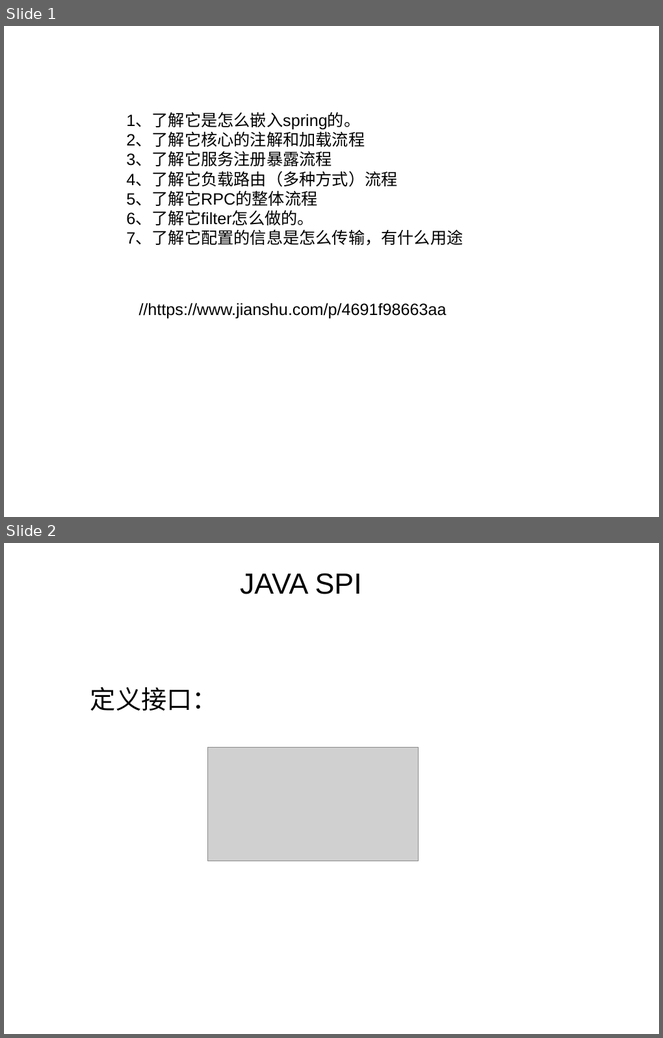
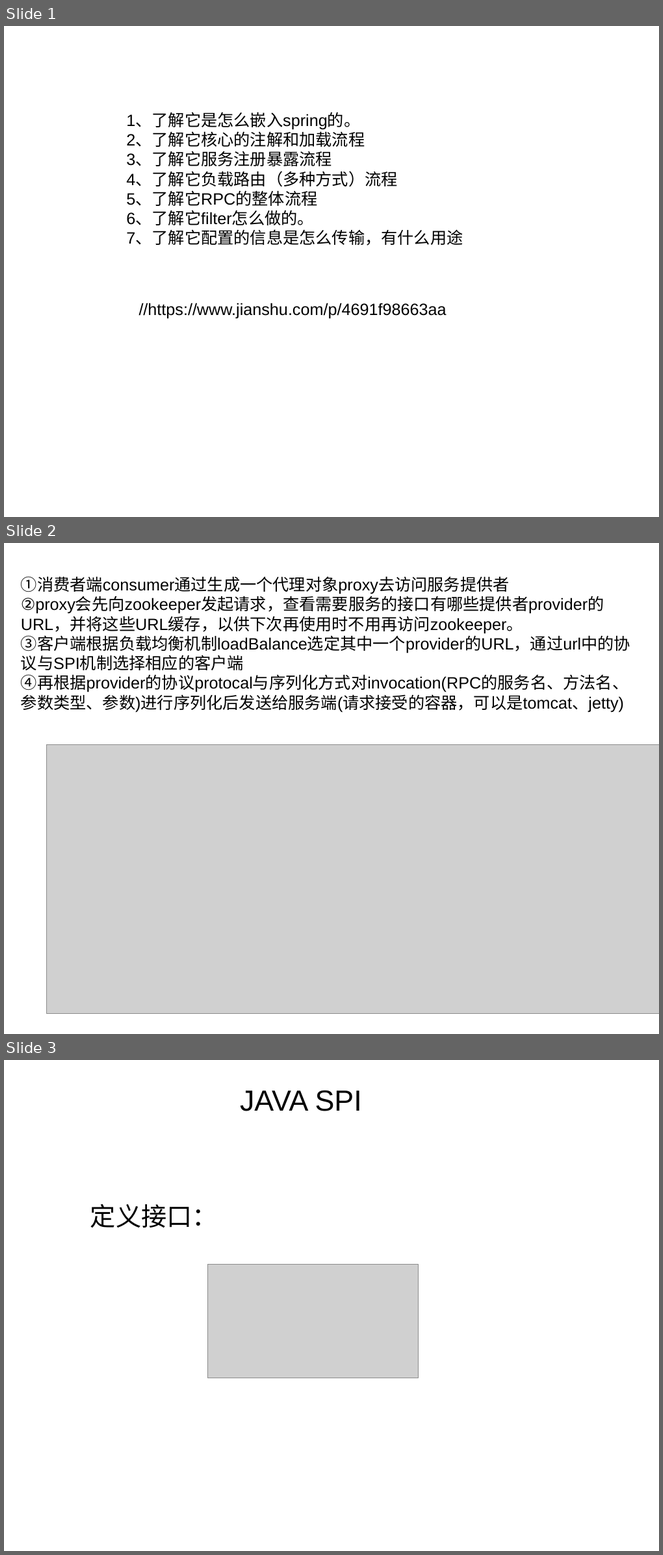
Before and after one commit to wuyi666666/testDubbo, a slide deck: dubbo笔记.ppt. Shown one above the other, each under a label of ours: slides 1 and 2 before the commit, slides 1, 2 and 3 after it. The pictures are 663x1038 and 663x1555 pixels, drawn with LibreOffice and Linux fonts; fonts in the diff are those of the drawing; grey boxes stand for pictures. Boxes give left, top, right and bottom in pixels: in the first picture for what was removed or moved away, otherwise in the second. Text is boxed around its words. In the diff, an @@ line names an element or a change of style, - is before the commit and + after.

Commit message:
333

```diff
--- a/dubbo笔记.ppt
+++ b/dubbo笔记.ppt
@@ slide 2 added at [4, 543, 659, 1034], background #FFFFFF @@
@@ text added at [21, 576, 631, 713], 18 pt, text #000000 @@
+①消费者端consumer通过生成一个代理对象proxy去访问服务提供者
+②proxy会先向zookeeper发起请求，查看需要服务的接口有哪些提供者provider的URL，并将这些URL缓存，以供下次再使用时不用再访问zookeeper。
+③客户端根据负载均衡机制loadBalance选定其中一个provider的URL，通过url中的协议与SPI机制选择相应的客户端
+④再根据provider的协议protocal与序列化方式对invocation(RPC的服务名、方法名、参数类型、参数)进行序列化后发送给服务端(请求接受的容器，可以是tomcat、jetty)
@@ picture added at [47, 745, 659, 1014] @@
@@ what was slide 2 is now slide 3 @@
```
